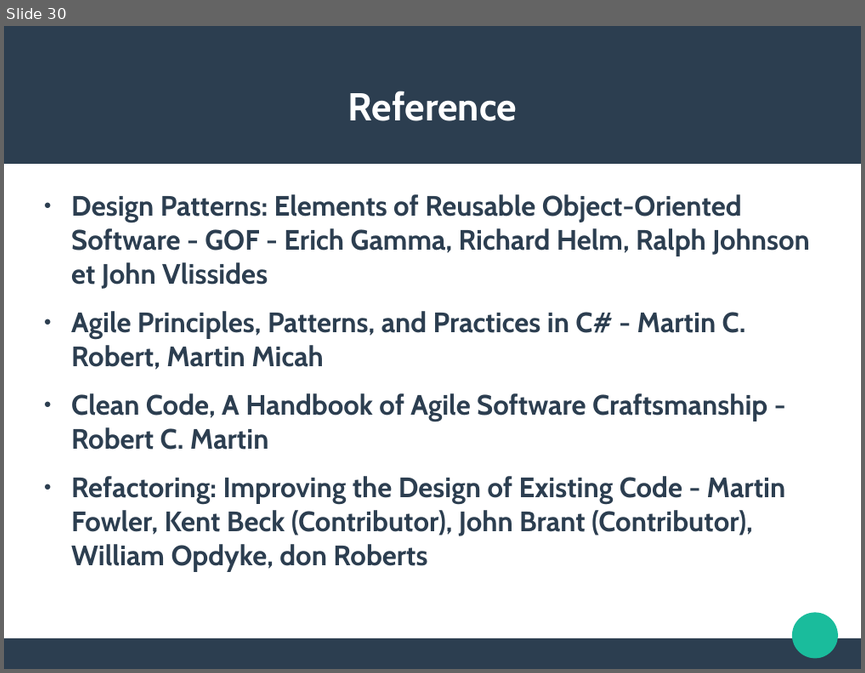
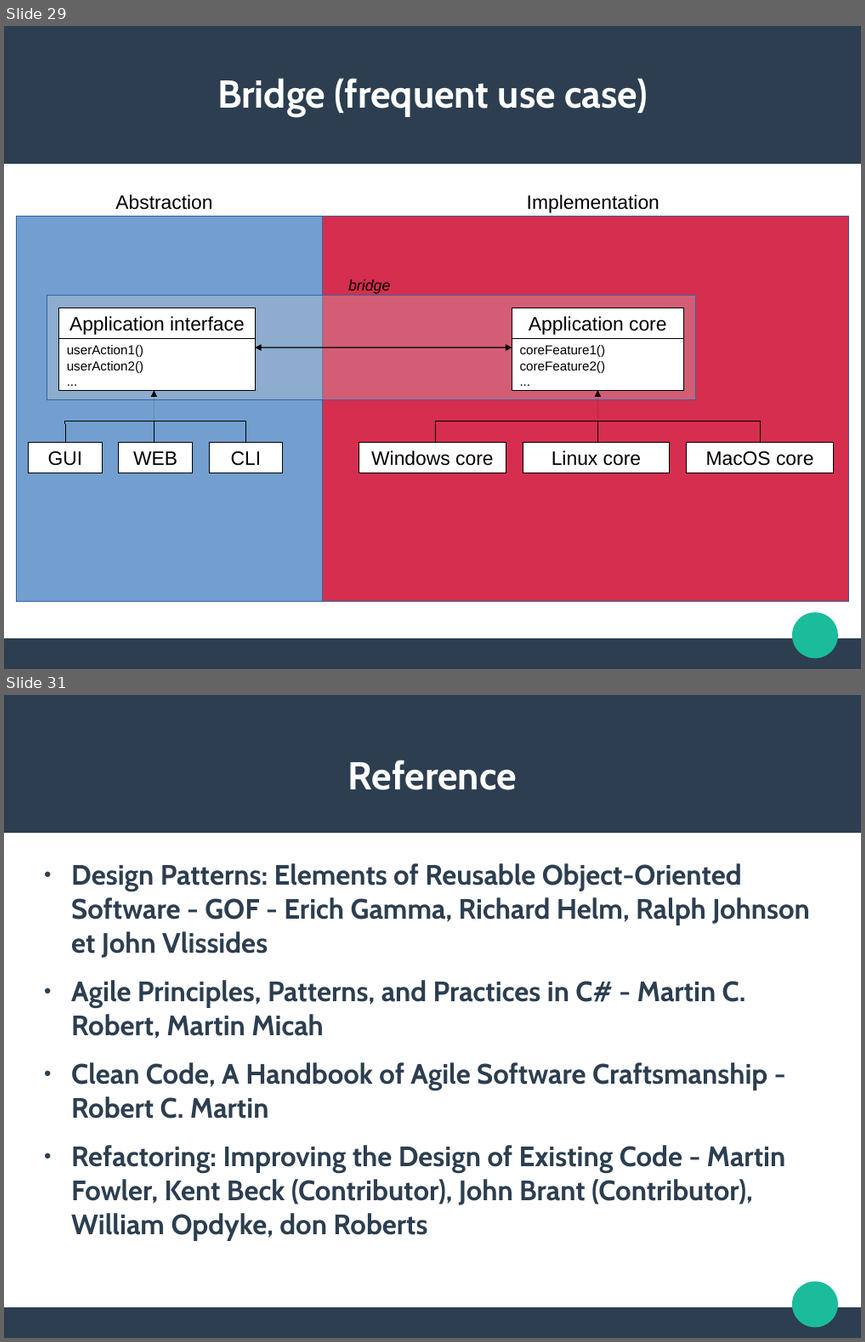
Before and after one commit to jldelarbre/lectureNotes, a slide deck: Slides/lesson5/PatternsAreSolid.odp. Shown one above the other, each under a label of ours: slide 30 before the commit, slides 29 and 31 after it; the slides between them are not shown. The pictures are 865x673 and 865x1342 pixels, drawn with LibreOffice and Linux fonts; fonts in the diff are those of the drawing. Boxes give left, top, right and bottom in pixels: in the first picture for what was removed or moved away, otherwise in the second. Text is boxed around its words. In the diff, an @@ line names an element or a change of style, - is before the commit and + after.

```diff
--- a/Slides/lesson5/PatternsAreSolid.odp
+++ b/Slides/lesson5/PatternsAreSolid.odp
@@ slide 29 added at <box>4,26,861,669</box>, background #FFFFFF; not listed: 3 template elements that a slide beside it also shows @@
@@ title added at <box>217,78,647,117</box>, 36 pt, text #FFFFFF, bold @@
+Bridge (frequent use case)
@@ text added at <box>115,194,212,210</box>, 18 pt, text #000000 @@
+Abstraction
@@ text added at <box>527,194,659,213</box>, 18 pt, text #000000 @@
+Implementation
@@ rectangle added at <box>17,216,323,601</box>, fill #729FCF, outline #3465A4 0 pt @@
@@ rectangle added at <box>322,216,848,601</box>, fill #D62E4E, outline #3465A4 0 pt @@
@@ text added at <box>348,279,390,294</box>, 14 pt, text #000000, italic @@
+bridge
@@ rectangle added at <box>46,295,696,399</box>, fill #CCCCCC at 30% opacity, outline #3465A4 0 pt @@
@@ rectangle added at <box>59,307,255,338</box>, fill #FFFFFF, outline #000000 0 pt, 18 pt, text #000000 @@
+Application interface
@@ rectangle added at <box>512,307,683,338</box>, fill #FFFFFF, outline #000000 0 pt, 18 pt, text #000000 @@
+Application core
@@ rectangle added at <box>59,339,255,391</box>, fill #FFFFFF, outline #000000 0 pt, 12 pt, text #000000 @@
+userAction1()
+userAction2()
+...
@@ double arrow added from (255, 347) to (512, 347), #000000 0.99 pt @@
@@ rectangle added at <box>512,339,683,391</box>, fill #FFFFFF, outline #000000 0 pt, 12 pt, text #000000 @@
+coreFeature1()
+coreFeature2()
+...
@@ arrow added from (154, 421) to (154, 391), #000000 0 pt @@
@@ arrow added from (598, 421) to (598, 391), #000000 0 pt @@
@@ line added from (65, 421) to (65, 442), #000000 0 pt @@
@@ line added from (65, 421) to (245, 421), #000000 0 pt @@
@@ line added from (154, 421) to (154, 442), #000000 0 pt @@
@@ line added from (245, 421) to (245, 442), #000000 0 pt @@
@@ line added from (436, 421) to (436, 442), #000000 0 pt @@
@@ line added from (436, 421) to (760, 421), #000000 0 pt @@
@@ line added from (598, 421) to (598, 442), #000000 0 pt @@
@@ line added from (760, 421) to (760, 442), #000000 0 pt @@
@@ rectangle added at <box>28,442,101,472</box>, fill #FFFFFF, outline #000000 0 pt, 18 pt, text #000000 @@
+GUI
@@ rectangle added at <box>119,442,192,472</box>, fill #FFFFFF, outline #000000 0 pt, 18 pt, text #000000 @@
+WEB
@@ rectangle added at <box>209,442,282,472</box>, fill #FFFFFF, outline #000000 0 pt, 18 pt, text #000000 @@
+CLI
@@ rectangle added at <box>359,442,506,472</box>, fill #FFFFFF, outline #000000 0 pt, 18 pt, text #000000 @@
+Windows core
@@ rectangle added at <box>522,442,670,472</box>, fill #FFFFFF, outline #000000 0 pt, 18 pt, text #000000 @@
+Linux core
@@ rectangle added at <box>687,442,834,472</box>, fill #FFFFFF, outline #000000 0 pt, 18 pt, text #000000 @@
+MacOS core
@@ what was slide 30 is now slide 31 @@
```
Also in this commit, not shown: 3 slides changed, 2 other slides added, 2 slides removed, 18 other files.
